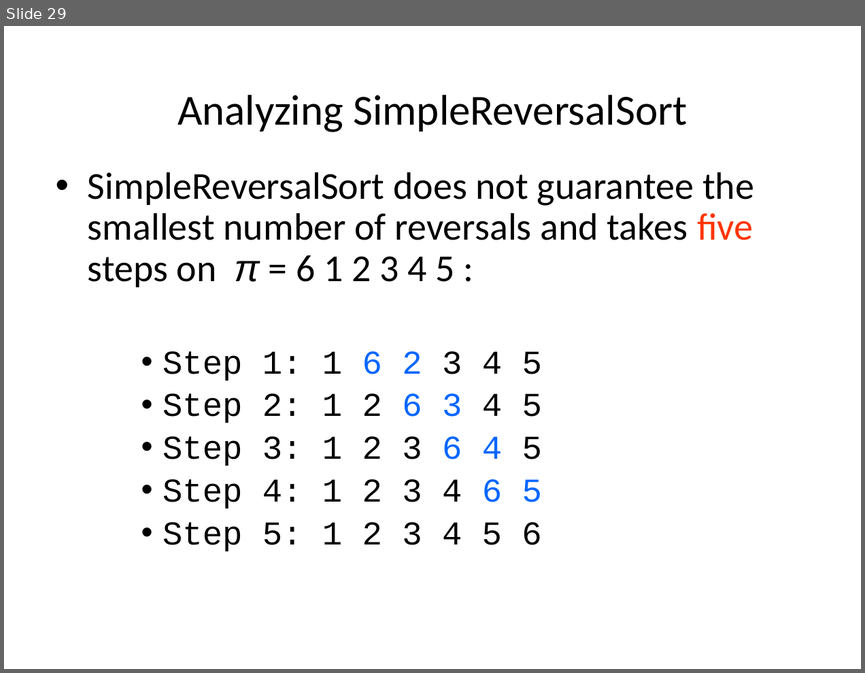
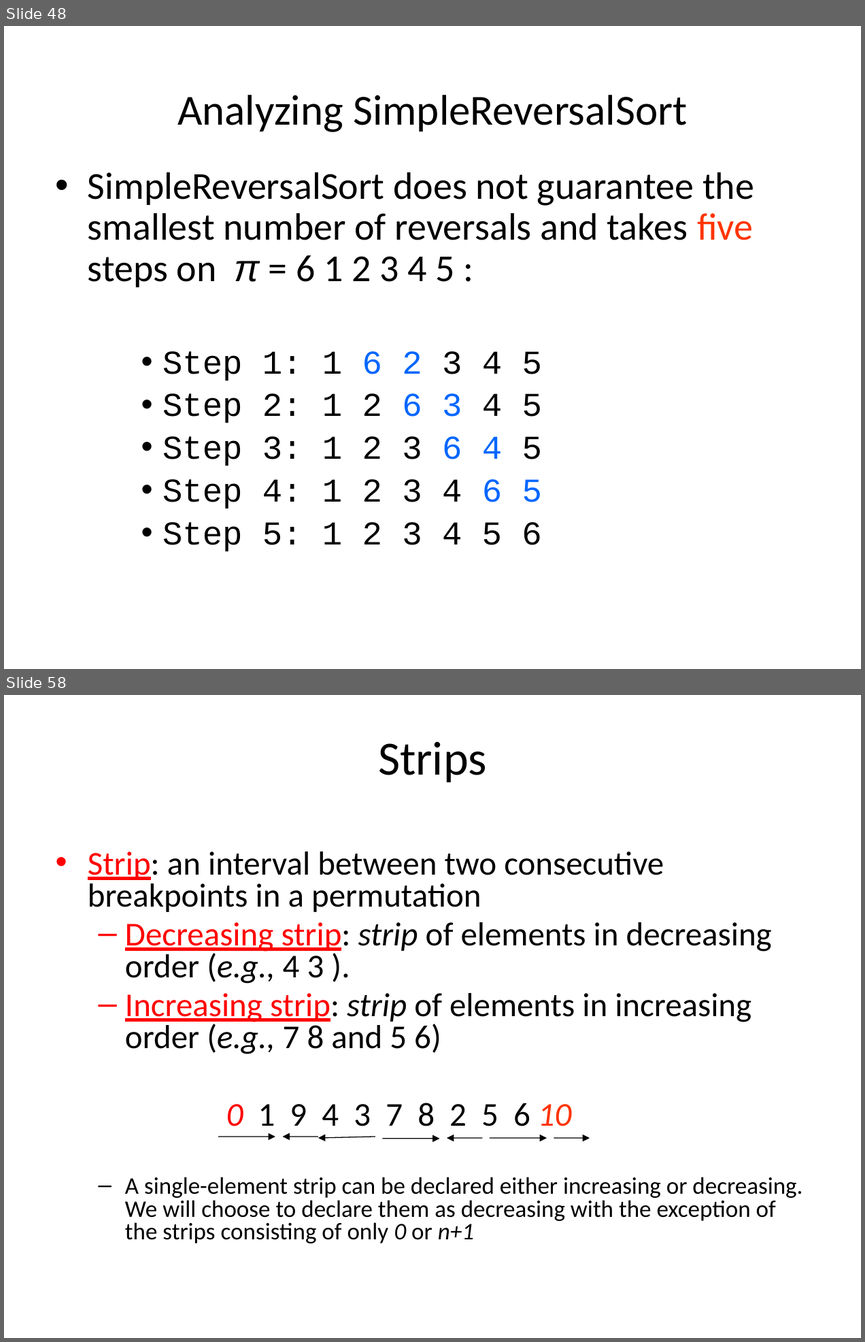
Before and after one commit to haochenhc/haochenhc.github.io, a slide deck: cs502/slides/03_genome_rearrangement.pptx. Shown one above the other, each under a label of ours: slide 29 before the commit, slides 48 and 58 after it; the slides between them are not shown. The pictures are 865x673 and 865x1342 pixels, drawn with LibreOffice and Linux fonts; fonts in the diff are those of the drawing. Boxes give left, top, right and bottom in pixels: in the first picture for what was removed or moved away, otherwise in the second. Text is boxed around its words. In the diff, an @@ line names an element or a change of style, - is before the commit and + after.

```diff
--- a/cs502/slides/03_genome_rearrangement.pptx
+++ b/cs502/slides/03_genome_rearrangement.pptx
@@ slide 58 added at <box>4,695,861,1338</box>, background #FFFFFF @@
@@ title added at <box>378,742,487,783</box>, 40 pt, text #000000 @@
+Strips
@@ text added at <box>88,851,802,1243</box>, 28 pt, text #000000 @@
+• Strip: an interval between two consecutive breakpoints in a permutation
+  – Decreasing strip: strip of elements in decreasing order (e.g., 4 3 ).
+  – Increasing strip: strip of elements in increasing order (e.g., 7 8 and 5 6)
+  0 1 9 4 3 7 8 2 5 6 10
+  – A single-element strip can be declared either increasing or decreasing. We will choose to declare them as decreasing with the exception of the strips consisting of only 0 or n+1
@@ arrow added from (218, 1136) to (275, 1136), #000000 0.75 pt @@
@@ arrow added from (318, 1136) to (283, 1136), #000000 0.75 pt @@
@@ arrow added from (375, 1136) to (318, 1138), #000000 0.75 pt @@
@@ arrow added from (383, 1138) to (439, 1138), #000000 0.75 pt @@
@@ arrow added from (482, 1138) to (447, 1138), #000000 0.75 pt @@
@@ arrow added from (490, 1138) to (547, 1138), #000000 0.75 pt @@
@@ arrow added from (554, 1138) to (589, 1138), #000000 0.75 pt @@
@@ what was slide 29 is now slide 48 @@
```
Also in this commit, not shown: 4 slides changed, 73 other slides added, 1 other file.
